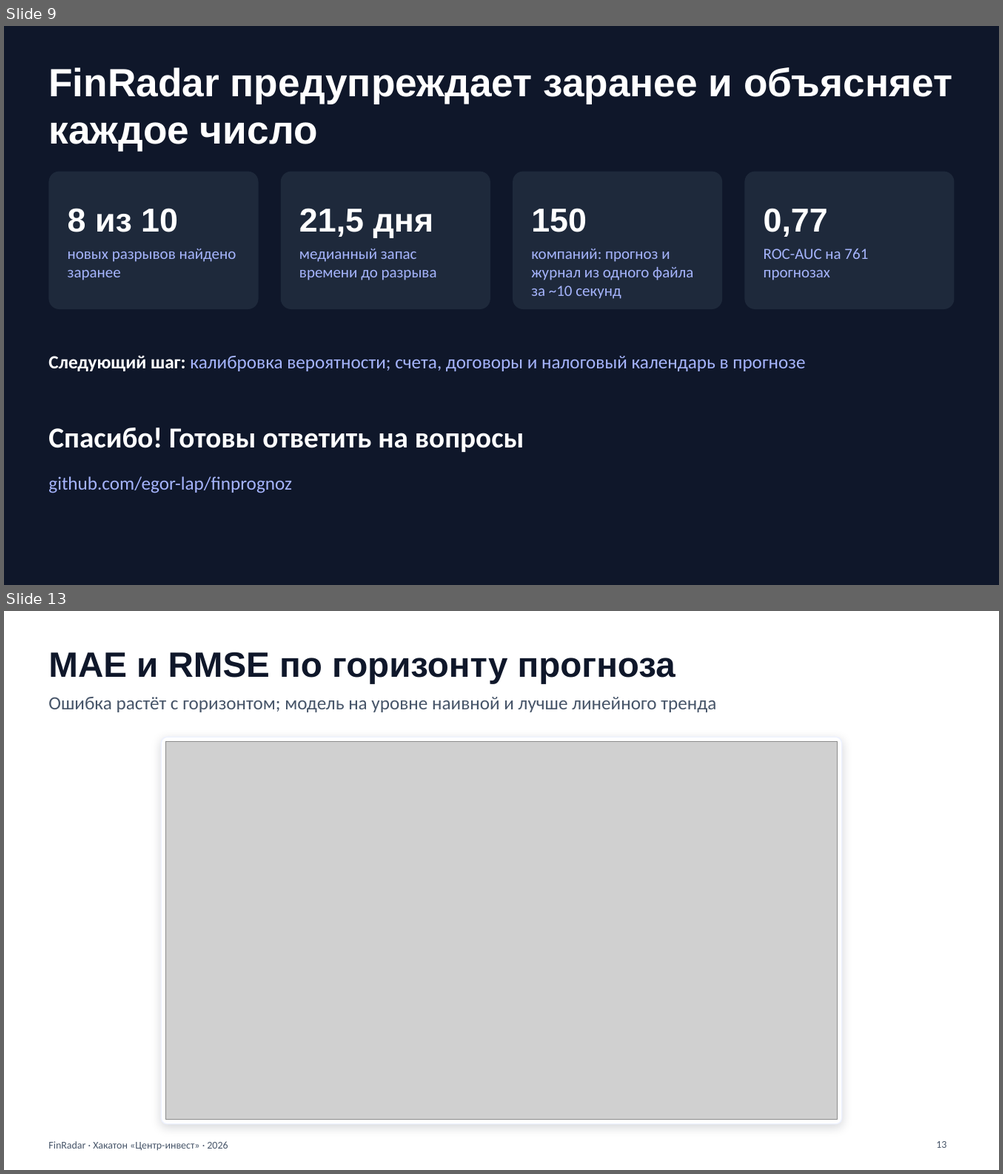
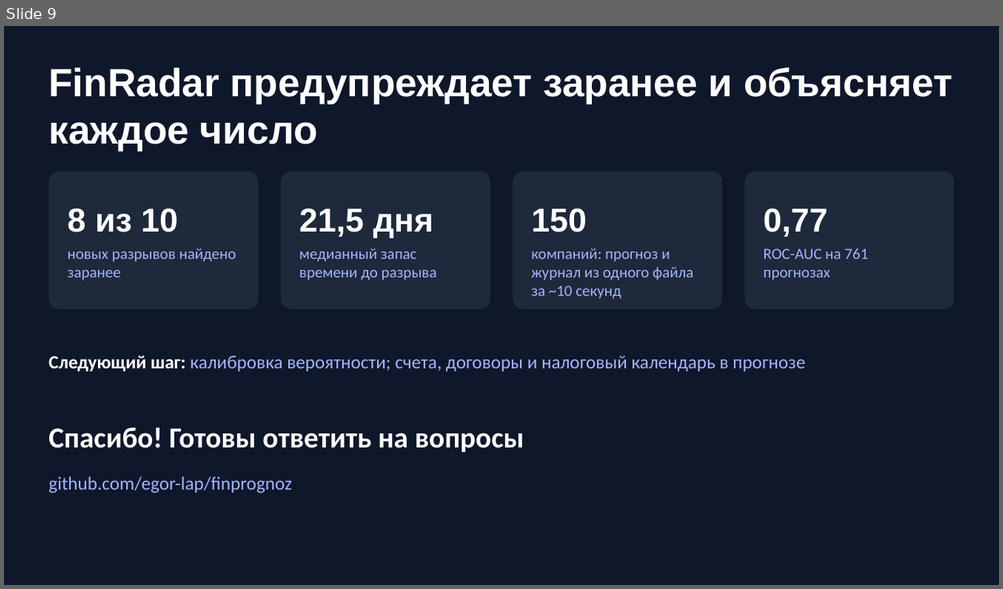
Before and after one commit to egor-lap/finprognoz, a slide deck: presentation/FinRadar.pptx. Shown one above the other, each under a label of ours: slides 9 and 13 before the commit, slide 9 after it; the slides between them are not shown. The pictures are 1003x1174 and 1003x589 pixels, drawn with LibreOffice and Linux fonts; fonts in the diff are those of the drawing; grey boxes stand for pictures. Boxes give left, top, right and bottom in pixels: in the first picture for what was removed or moved away, otherwise in the second. Text is boxed around its words. In the diff, an @@ line names an element or a change of style, - is before the commit and + after.

```diff
--- a/presentation/FinRadar.pptx
+++ b/presentation/FinRadar.pptx
@@ slide 13 removed at box(4, 611, 999, 1170), background #FFFFFF @@
@@ title removed at box(48, 652, 675, 684) @@
-MAE и RMSE по горизонту прогноза
@@ text removed at box(48, 697, 716, 712) @@
-Ошибка растёт с горизонтом; модель на уровне наивной и лучше линейного тренда
@@ rounded rectangle removed at box(162, 737, 842, 1125) @@
@@ picture removed at box(166, 741, 837, 1120) @@
@@ text removed at box(48, 1142, 227, 1151) @@
-FinRadar · Хакатон «Центр-инвест» · 2026
@@ page number removed at box(936, 1142, 946, 1148) @@
-13
```
Also in this commit, not shown: 2 slides changed, 3 slides added, 2 other slides removed.
